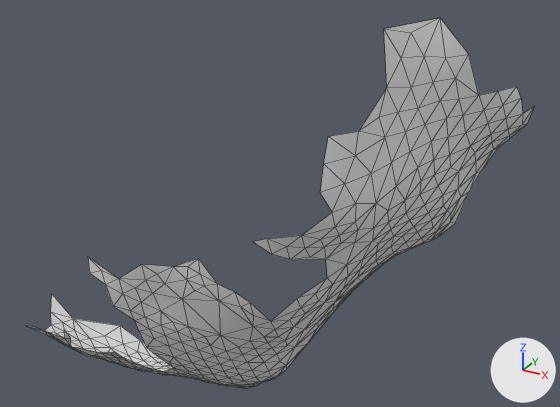
A saved change to the OBJ model res/final/onecam_fullvolume/05/cleanedup/FullVolium.000469.obj.
Camera for both pictures: a 50 mm camera at (-158.8, -243.9, 438.2) aimed at (-225.8, -122.1, 377.3). Lighting does not change. The marker at lower right points along +X, +Y and +Z. Mesh edges are drawn as thin lines. Where no turn or scale is listed for an object, it has been applied to the vertices.

The older version as bpy lines, for what is in view:
```python
me_fullvolium_000469 = bpy.data.meshes.new('FullVolium.000469')
me_fullvolium_000469.from_pydata(...)  # 406 vertices, 732 faces; spans x -280.0..-183.7, y -153.4..-100.9, z 331.9..416.0
ob_fullvolium_000469 = bpy.data.objects.new('FullVolium.000469', me_fullvolium_000469)
ob_fullvolium_000469.location = (0.0, 0.0, 0.0)
```
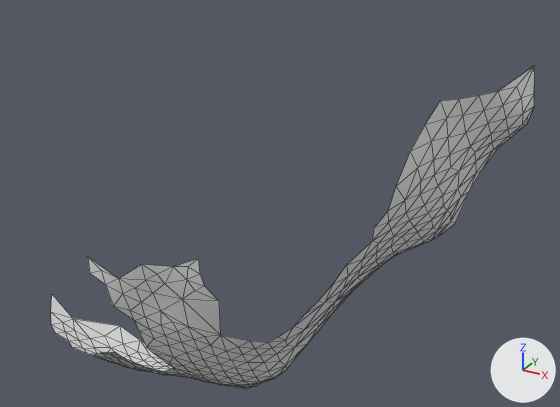
The change, as a list of edits to the scene's bpy script:
```text
Change me_fullvolium_000469:
    used by ob_fullvolium_000469; location = (0.0, 0.0, 0.0)
    remove me_fullvolium_000469.from_pydata(...)  # 406 vertices, 732 faces; spans x -280.0..-183.7, y -153.4..-100.9, z 331.9..416.0
    add me_fullvolium_000469.from_pydata(...)  # 333 vertices, 591 faces; spans x -280.0..-183.7, y -153.4..-100.9, z 331.9..405.9
    me_fullvolium_000469 part 1
    58 vertices are removed from x -223.4..-191.6, y -149.4..-122.0, z 360.9..416.0
    115 faces are deleted
    2 vertices are added at (-183.7, -105.9, 401.1), (-184.3, -105.5, 405.9)
    7 new faces join them
    me_fullvolium_000469 part 2
    17 vertices are removed from x -271.2..-257.8, y -151.1..-143.4, z 343.2..355.0
    33 faces are deleted
```

What differs and where, as boxes (x1, y1, x2, y2) in the pictures (560 x 407 px):
'FullVolium.000469', reshaped (13% shorter): before (27, 18, 534, 388); after (51, 66, 535, 388)
part 1 of me_fullvolium_000469, cut back: before (199, 18, 479, 342); after (499, 66, 535, 114)
part 2 of me_fullvolium_000469, deleted: before (27, 325, 100, 358)
